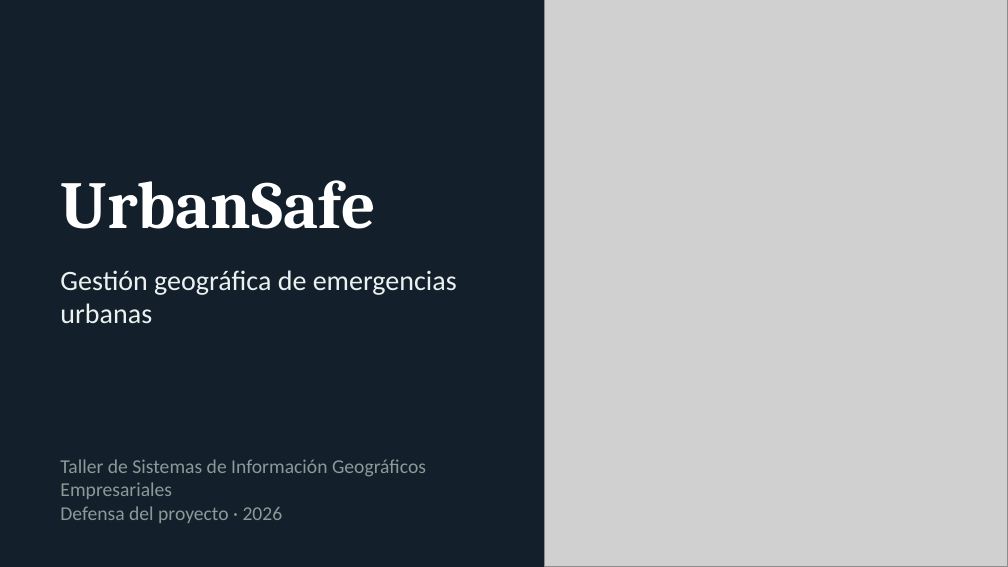
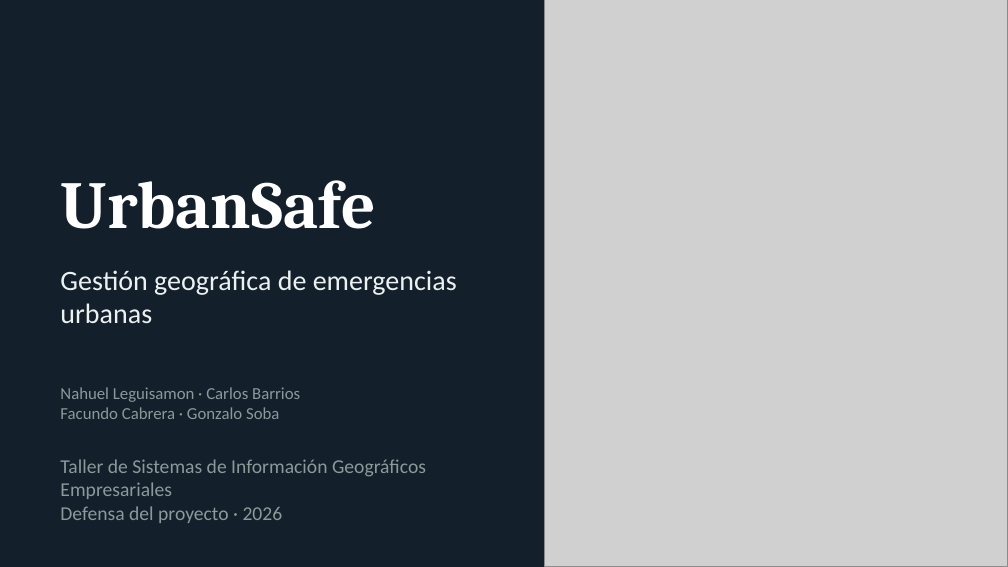
Before and after one commit to Facu185/geotravel, a slide deck: slide 1 of docs/defensa/UrbanSafe_defensa.pptx. Drawn at 1008x567 pixels with LibreOffice and Linux fonts; fonts in the diff are those of the drawing; grey boxes stand for pictures. Boxes give left, top, right and bottom in pixels: in the first picture for what was removed or moved away, otherwise in the second. Text is boxed around its words. In the diff, an @@ line names an element or a change of style, - is before the commit and + after.

```diff
--- a/docs/defensa/UrbanSafe_defensa.pptx
+++ b/docs/defensa/UrbanSafe_defensa.pptx
@@ text added at bbox=[60, 387, 300, 419], 12 pt, text #8A9A97 @@
+Nahuel Leguisamon · Carlos Barrios
+Facundo Cabrera · Gonzalo Soba
```
Also in this commit, not shown: 8 other slides changed, 2 slides added.
